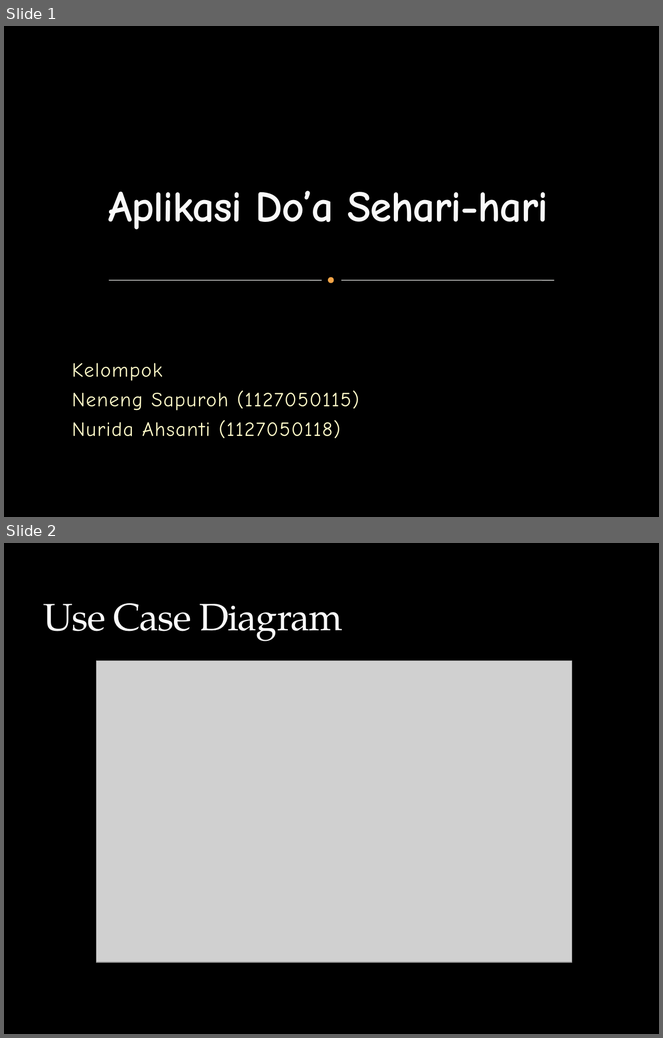
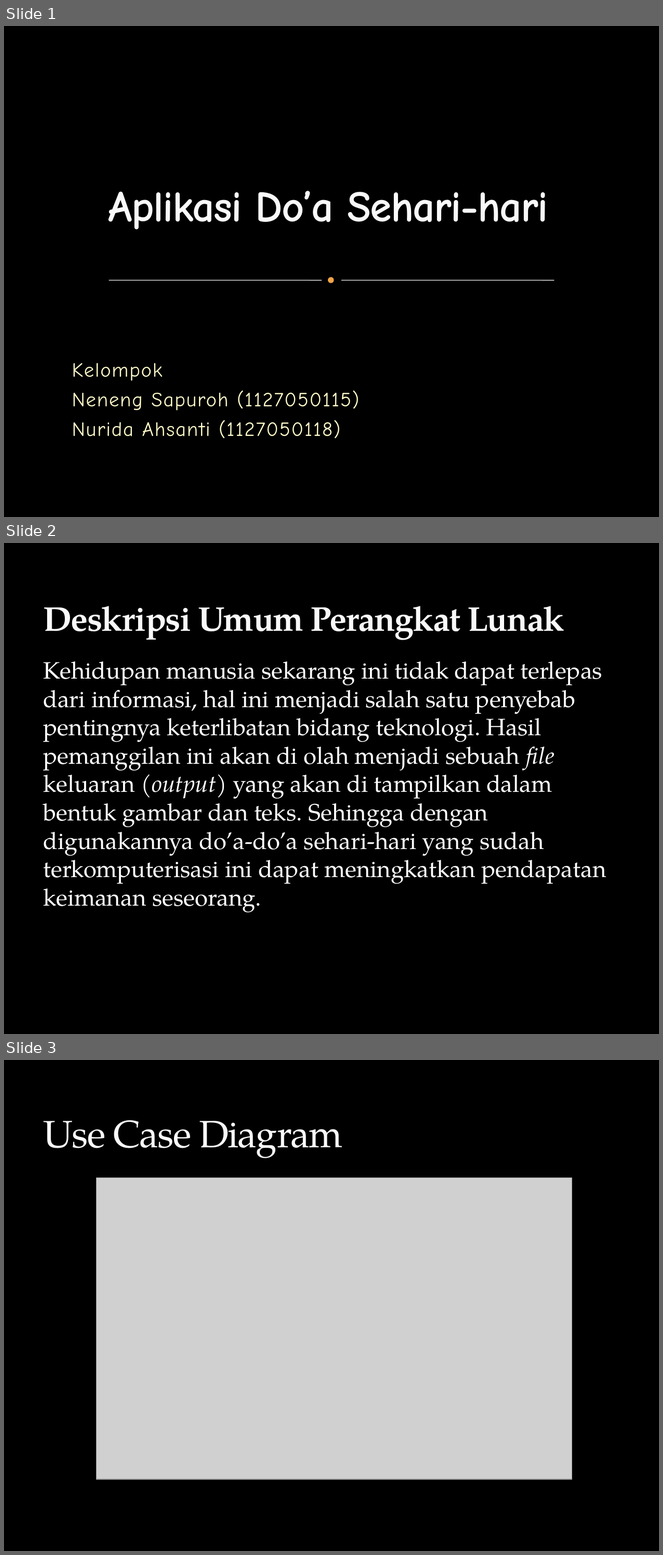
Before and after one commit to NenengSapuroh/Tugas_usecase_pizza, a slide deck: Tubes/power point Aplikasi Do’a Sehari-hari.pptx. Shown one above the other, each under a label of ours: slides 1 and 2 before the commit, slides 1, 2 and 3 after it. The pictures are 663x1038 and 663x1555 pixels, drawn with LibreOffice and Linux fonts; fonts in the diff are those of the drawing; grey boxes stand for pictures; background and template pictures are left out. Boxes give left, top, right and bottom in pixels: in the first picture for what was removed or moved away, otherwise in the second. Text is boxed around its words. In the diff, an @@ line names an element or a change of style, - is before the commit and + after.

```diff
--- a/Tubes/power point Aplikasi Do’a Sehari-hari.pptx
+++ b/Tubes/power point Aplikasi Do’a Sehari-hari.pptx
@@ slide 2 added at (x1=4, y1=543, x2=659, y2=1034), background picture (left out) @@
@@ title added at (x1=43, y1=606, x2=565, y2=640), 37.8 pt, text #F9F9F9, bold @@
+Deskripsi Umum Perangkat Lunak
@@ text added at (x1=43, y1=662, x2=606, y2=913), 26 pt, text #FFFFFF @@
+Kehidupan manusia sekarang ini tidak dapat terlepas dari informasi, hal ini menjadi salah satu penyebab pentingnya keterlibatan bidang teknologi. Hasil pemanggilan ini akan di olah menjadi sebuah file keluaran (output) yang akan di tampilkan dalam bentuk gambar dan teks. Sehingga dengan digunakannya do’a-do’a sehari-hari yang sudah terkomputerisasi ini dapat meningkatkan pendapatan keimanan seseorang.
@@ what was slide 2 is now slide 3 @@
```
Also in this commit, not shown: 2 other files.
